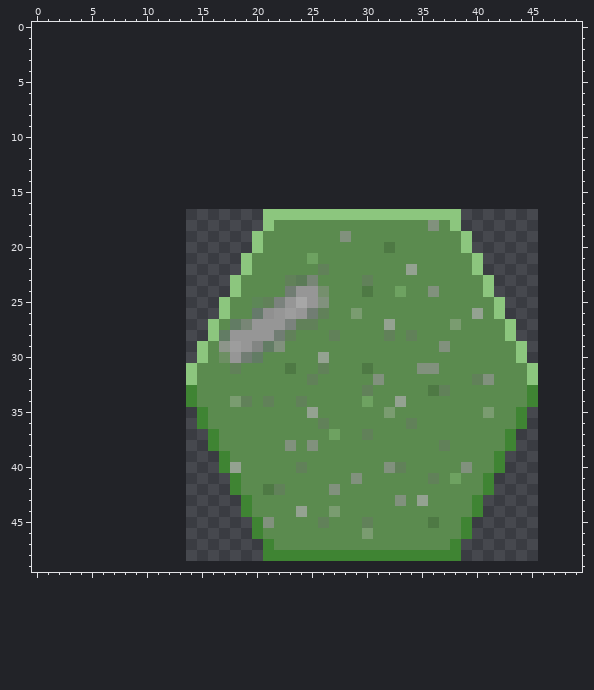
Two versions of one pixel-art sprite, data/images/summer/fallen_tree.png. Above is the file before it was changed.
The file is 32x32 pixels. Colours within 5 levels of each other are drawn and written as one. The old version is drawn lined up with the new one, on the new canvas.
Once edited:
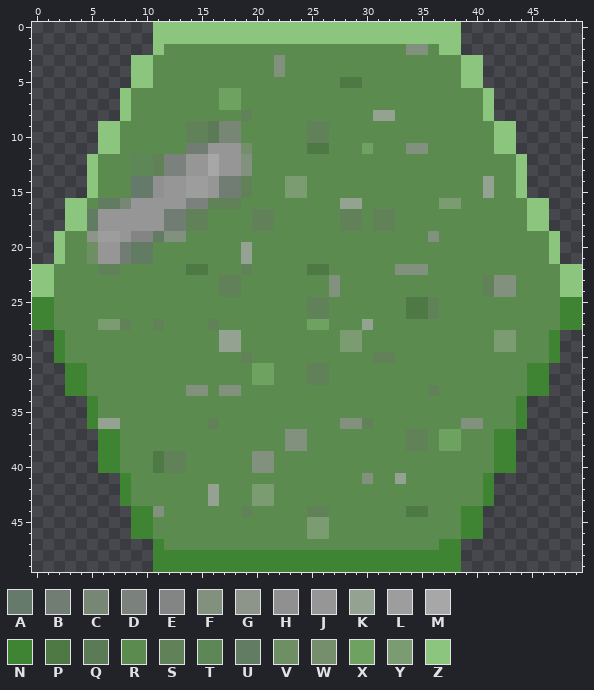
Palette (. is transparent): A #667a6b  B #717d73  C #788676  D #7b827d  E #828583  F #81917d  G #8d958a  H #909090  J #969696  K #94a291  L #9d9d9d  M #a7a7a7  N #3f8433  P #4e7944  Q #5b7b57  R #5b8b4f  S #618159  T #5d8757  U #627c64  V #6d8f63  W #758f6d  X #6ea261  Y #7a9c70  Z #8cc67e
The edit:
canvas 32x32 -> 50x50, the old top-left corner now at 14,17
Changed rows in their new state; - is an unchanged pixel.
first column x 0:
 0 -----------ZZZZZZZZZZZZZZZZZZZZZZZZZZZZ-----------
 1 -----------ZZZZZZZZZZZZZZZZZZZZZZZZZZZZ-----------
 2 -----------ZRRRRRRRRRRRRRRRRRRRRRRFFRZZ-----------
 3 ---------ZZRRRRRRRRRRRFRRRRRRRRRRRRRRRRZZ---------
 4 ---------ZZRRRRRRRRRRRFRRRRRRRRRRRRRRRRZZ---------
 5 ---------ZZRRRRRRRRRRRRRRRRRPPRRRRRRRRRZZ---------
 6 --------ZRRRRRRRRXXRRRRRRRRRRRRRRRRRRRRRRZ--------
 7 --------ZRRRRRRRRXXRRRRRRRRRRRRRRRRRRRRRRZ--------
 8 --------ZRRRRRRRRRRSRRRRRRRRRRRKKRRRRRRRRZ--------
 9 ------ZZRRRRRRSSQCCRRRRRRSSRRRRRRRRRRRRRRRZZ------
10 ------ZZRRRRRRSSQCCRRRRRRSSRRRRRRRRRRRRRRRZZ------
11 ------ZZRRRRRRBBJJJWRRRRRPPRRRXRRRFFRRRRRRZZ------
12 -----ZRRRTTSDDJJMJJFRRRRRRRRRRRRRRRRRRRRRRRRZ-----
13 -----ZRRRTTSDDJJMJJFRRRRRRRRRRRRRRRRRRRRRRRRZ-----
14 -----ZRRRAAHJJLLJBBSRRRYYRRRRRRRRRRRRRRRRKRRZ-----
15 -----ZRRRAAHJJLLJBBSRRRYYRRRRRRRRRRRRRRRRKRRZ-----
16 ---ZZRUUCJJJJJDDSSSRRRRRRRRRKKRRRRRRRYYRRRRRRZZ---
17 ---ZZUJJJJJJBBSSRRRRSSRRRRRRSSRSSRRRRRRRRRRRRZZ---
18 ---ZZUJJJJJJBBSSRRRRSS------SS-SS---R-RRRRRRRZZ---
19 --ZRRGLLJEEUFFRRRRRRR-------R-------F--RRRRRRRRZ--
20 --ZRRVJJBUURRRRRRRRKR-----------R------RRRRRRRRZ--
21 --ZRRVJJBUURRRRRRRRK-----R--------------RRRRRRRZ--
22 ZZRRRRSSRRRRRRPPRRRS-----PP------FFF----RRRRRRRRZZ
23 ZZRRRRRRRRRRRRRRRSS----RRR-F--R----------SFFRRRRZZ
24 ZZRRRRRRRRRRRRRRRSS----RRRRF--R--R--R----SFFRRRRZZ
25 NNRRRRRRRRRRRRRRRR--RRRRRSS-------PPS-----RRRRRRNN
26 NNRRRRRRRRRRRRRRRR--RRRRRS---R----PPS---R-RRRRRRNN
27 NNRRRRYYSRRSRRRRS-RRRRRRRXX---K-R-----R----RRRRRNN
28 --NRRRRRRRRRRRRRRKKRRRRR---RYY--R-R-------YYRRRN--
29 --NRRRRRRRRRRRRR-KKRRRR-----YY-------R----YYRRRN--
30 --NRRRRRRRRRRRRR-RRSR-----R----SS-----------RRRN--
31 ---NNRRRRRRRRRR---R-XX-R-S----R----RR--------NN---
32 ---NNRRRRRRRRRR-----XX----S----R--------RR---NN---
33 ---NNRRRRRRRRRFF-FF-----------R-----SR--------N---
34 -----NRRRRRRRRR---RR-R--R-----R--R----------N.----
35 -----NRRRRRRRRRR---------R------R--------R--------
36 -----NKKRRRRRRRRS---------R-FFS---R----FF---------
37 ------NNRRRRRRRRR------FF--R--R---SS-XX---N-------
38 ------NNRRRRRRRRR-------FR--------SS-XX---N-------
39 ------NNRRRPSSRRRR--FF---------------------N------
40 ------NNRRRPSSRRRRR-FF--R-------RR-----R---N------
41 --------NRRRRRRRRRR----------RF--K--R-R-----------
42 --------NRRRRRRRKRR-YYR----R----------------------
43 --------NRRRRRRRKRRRYY-----------R-R----RN--------
44 ---------NNFRRRRRRRS----RSSR------PP---N----------
45 ---------NNRRRRRRRRRRR---YY---R-----R---N---------
46 ---------NNRRRRRRRRRR----YY---R---------N---------
47 -----------NRRRRRRRRRR---------------N------------
48 -----------NNNNNNNNNN-----------------------------
49 -----------NNNNNNNNNNNNNNNNNNNNNNNNNNNN-----------
